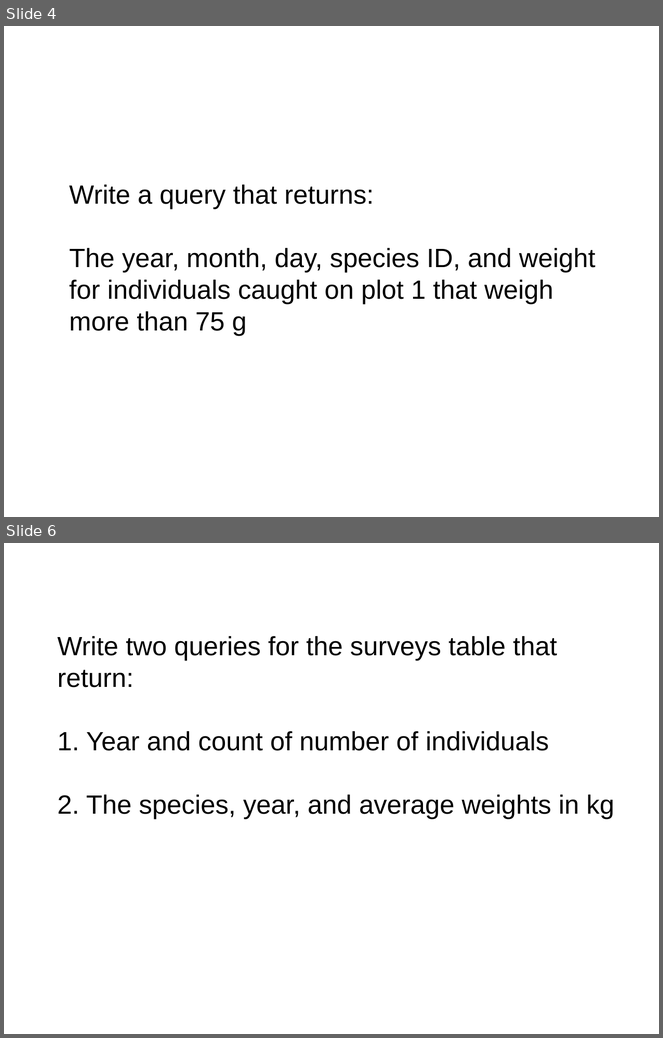
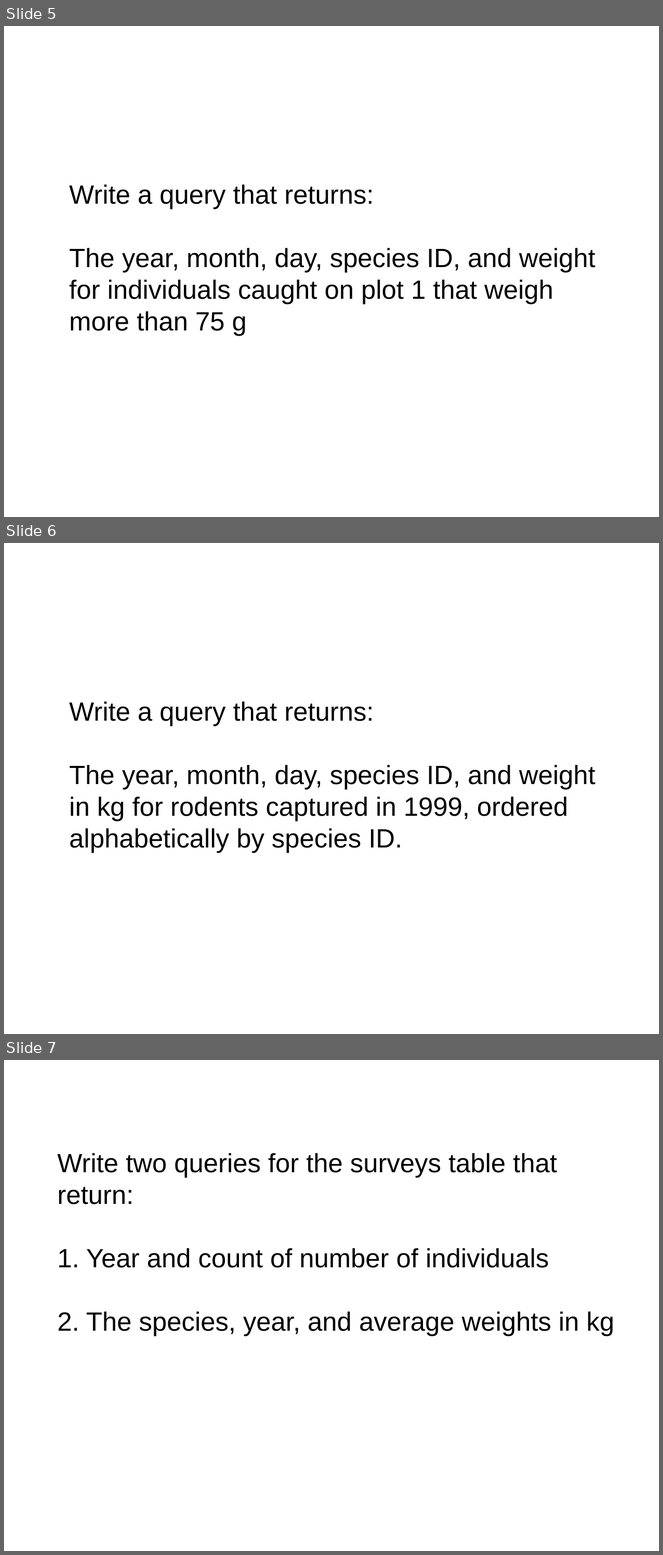
Before and after one commit to cliburn/workshop-swc, a slide deck: lessons/sql/sql.odp. Shown one above the other, each under a label of ours: slides 4 and 6 before the commit, slides 5, 6 and 7 after it; the slides between them are not shown. The pictures are 663x1038 and 663x1555 pixels, drawn with LibreOffice and Linux fonts; fonts in the diff are those of the drawing. Boxes give left, top, right and bottom in pixels: in the first picture for what was removed or moved away, otherwise in the second. Text is boxed around its words. In the diff, an @@ line names an element or a change of style, - is before the commit and + after.

```diff
--- a/lessons/sql/sql.odp
+++ b/lessons/sql/sql.odp
@@ slide 6 added at (x1=4, y1=543, x2=659, y2=1034), background #FFFFFF @@
@@ text added at (x1=69, y1=702, x2=596, y2=853), 32 pt, text #000000 @@
+Write a query that returns:
+The year, month, day, species ID, and weight in kg for rodents captured in 1999, ordered alphabetically by species ID.
@@ what was slide 4 is now slide 5 @@
@@ what was slide 6 is now slide 7 @@
```
Also in this commit, not shown: 2 slides changed.
